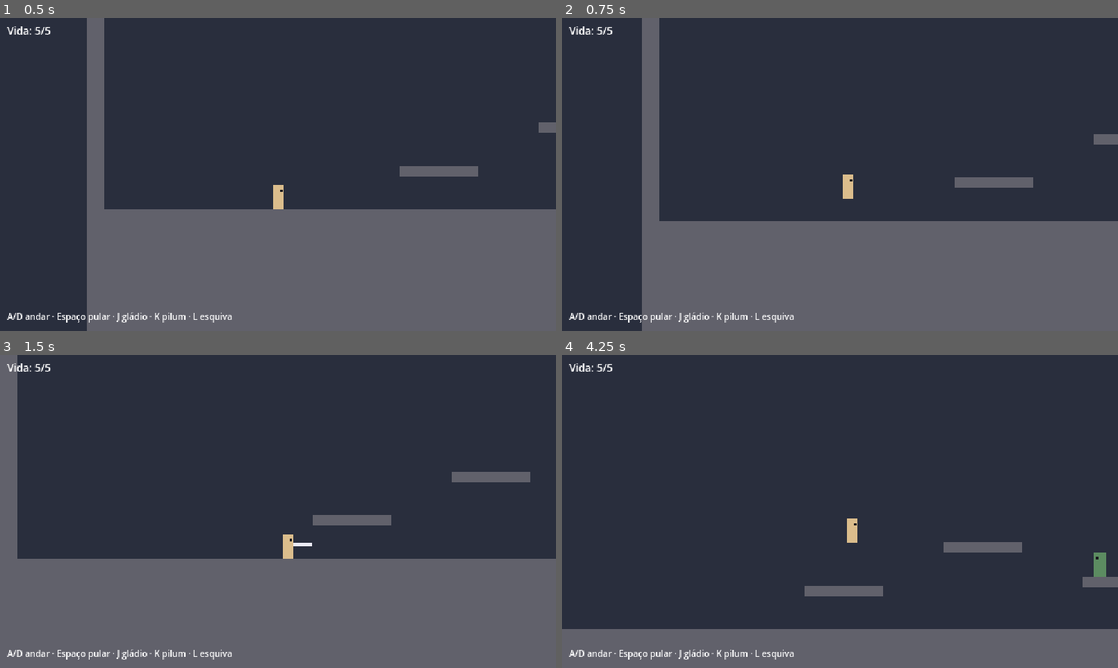
Above: before the commit, frames 1-4 (two rows, left to right).
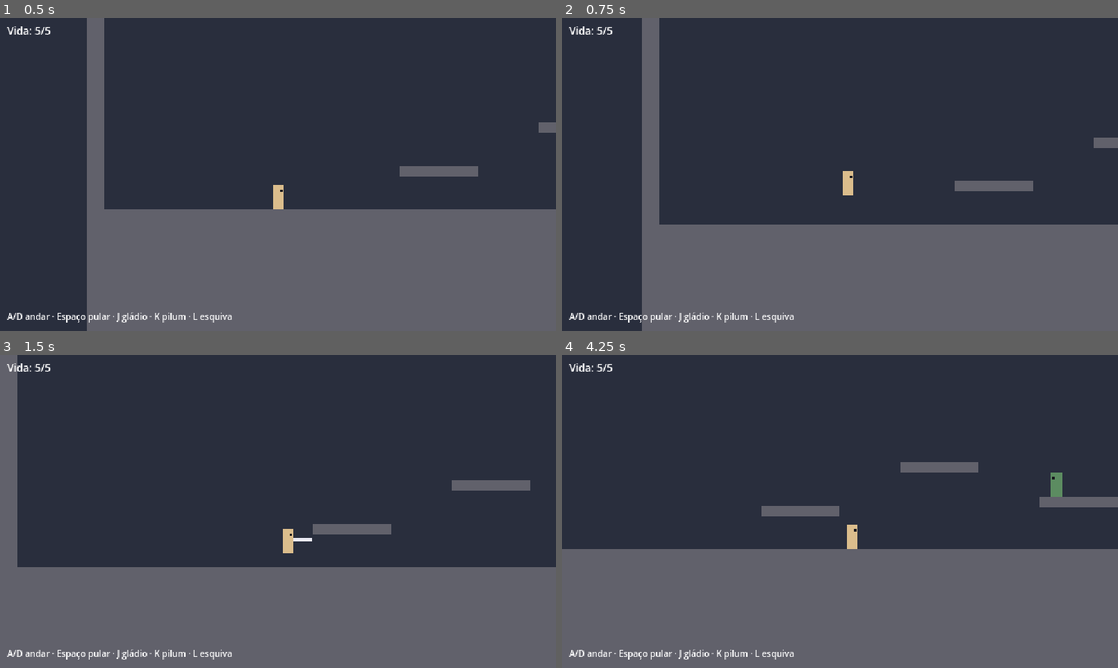
Above: after the commit, the same moments.

Repository: abnersf23-cmd/ultima-veritas
Game: Godot game, scene res://scenes/test_level.tscn
The game is run twice, just before and just after one commit, with the same random seed, the same clock (stepped at 60 frames per second) and the same inputs.
Inputs:
- Up to frame 1 (0.5 s): no input
- Up to frame 2 (0.75 s): tap Enter at 0.5 s; hold D (move_right) from 0.53 s (still down); tap Space (jump) at 0.6 s
- Up to frame 3 (1.5 s): keep holding D (move_right); tap Space (jump) at 0.77, 1.07 s; tap J (attack) at 1.35 s
- Up to frame 4 (4.25 s): tap Space (jump) at 1.52, 1.55, 1.82, 2.3, 3.02, 3.05, 3.32, 3.77, 3.8, 4.07 s; release D (move_right) at 2.03 s; hold A (move_left) 2.03-2.78 s; tap L (dodge) at 2.1 s; hold D (move_right) from 2.78 s (still down); tap K (throw) at 2.85 s; tap Shift at 3.6 s

Frame 1 is identical in both runs. In frame 2, 1.4% of the frame differs, in the area x 17-100%, y 37-66%; in frame 3, 4.3%; in frame 4, 27%, in the area x 0-100%, y 34-88%.

Commit message:
Aumenta o pulo de ~50 para ~83 pixels
Co-Authored-By: Claude Opus 5.5 (1M context) <noreply@anthropic.com>
Claude-Session: https://claude.ai/code/session_01LNbMCfdpoAUtZSkugZXdSH

Diff:
--- a/scripts/player.gd
+++ b/scripts/player.gd
@@ -15,7 +15,7 @@
 @export var friction := 1100.0
 
 @export_group("Pulo")
-@export var jump_velocity := -300.0
+@export var jump_velocity := -380.0
 @export var gravity := 900.0
 ## A queda é mais rápida que a subida: deixa o pulo com mais peso.
 @export var fall_gravity_multiplier := 1.6
